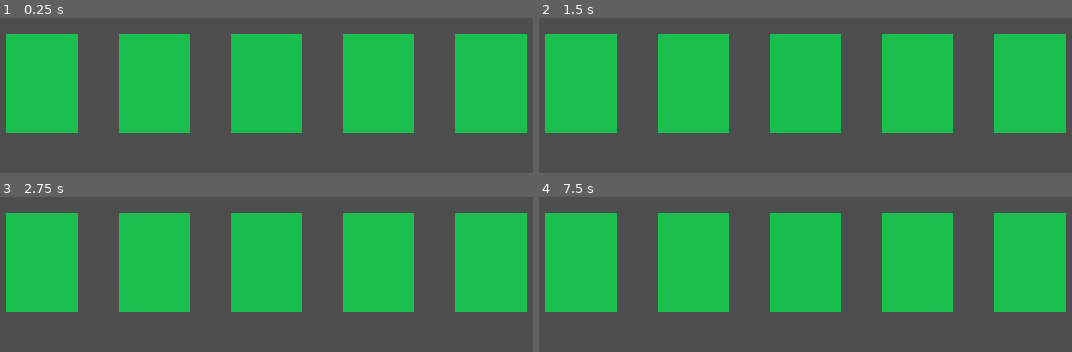
Above: before the commit, frames 1-4 (two rows, left to right).
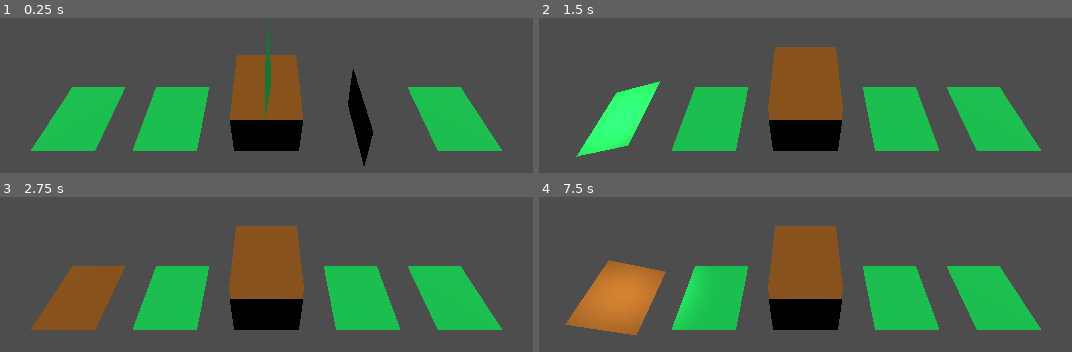
Above: after the commit, the same moments.

Repository: michasng/flipping_cards
Game: Godot game, scene res://scenes/play.tscn
Same seed, same stepped clock (60 frames per second), same inputs: the game is played once before the commit and once after it.
Inputs (mouse positions are in pixels of both pictures, inside the frame that each line leads up to):
- Up to frame 1 (0.25 s): no input
- Up to frame 2 (1.5 s): move the mouse to (981, 61) at 0.52 s; click (981, 61) at 0.67 s; tap Enter at 1.25 s; move the mouse to (645, 106) at 1.27 s; click (645, 106) at 1.42 s
- Up to frame 3 (2.75 s): move the mouse to (outside the picture) at 2.02 s; click (outside the picture) at 2.17 s
- Up to frame 4 (7.5 s): tap Space at 2.75, 4.25, 5.75 s; move the mouse to (outside the picture) at 2.77 s; click (outside the picture) at 2.92 s; tap Enter at 3.5, 5 s; move the mouse to (1045, 330) at 3.52 s; click (1045, 330) at 3.67 s; move the mouse to (outside the picture) at 4.27 s; click (outside the picture) at 4.42 s; move the mouse to (842, 262) at 5.02 s; click (842, 262) at 5.17 s; move the mouse to (outside the picture) at 5.77 s; click (outside the picture) at 5.92 s; move the mouse to (981, 240) at 6.52 s; click (981, 240) at 6.67 s; move the mouse to (645, 285) at 7.27 s; click (645, 285) at 7.42 s

The runs differ from the first frame. In frame 1, 49% of the frame differs, in the area x 1-99%, y 3-96%; in frame 2, 49%; in frame 3, 50%; in frame 4, 50%, in the area x 1-99%, y 10-90%.

Commit message:
Update to Godot 4.1

Diff:
--- a/project.godot
+++ b/project.godot
@@ -8,25 +8,13 @@
 
 config_version=5
 
-_global_script_classes=[{
-"base": "Area3D",
-"class": &"Button3D",
-"language": &"GDScript",
-"path": "res://scenes/card/button-3d.gd"
-}, {
-"base": "Node3D",
-"class": &"Card",
-"language": &"GDScript",
-"path": "res://scenes/card/card.gd"
-}]
-_global_script_class_icons={
-"Button3D": "",
-"Card": ""
-}
-
 [application]
 
 config/name="Exploding Kittens"
 run/main_scene="res://scenes/play.tscn"
-config/features=PackedStringArray("4.0", "Forward Plus")
+config/features=PackedStringArray("4.1", "Forward Plus")
 config/icon="res://icon.svg"
+
+[dotnet]
+
+project/assembly_name="Exploding Kittens"
--- a/scenes/card/card.gd
+++ b/scenes/card/card.gd
@@ -5,14 +5,27 @@
 @onready var front_omni_light: OmniLight3D = $FrontOmniLight3D
 @onready var back_omni_light: OmniLight3D = $BackOmniLight3D
 
-var is_face_up: bool = true : set=set_is_face_up
-var is_highlighted: bool = false : set=set_is_highlighted
+@export var is_face_up: bool = true : set=set_is_face_up
+@export var is_highlighted: bool = false : set=set_is_highlighted
+
+
+func _ready():
+	set_is_face_up(is_face_up)
+	set_is_highlighted(is_highlighted)
 
 
 func set_is_face_up(value: bool):
-	if is_face_up == value:
+	is_face_up = value
+
+	var target_rotation: float = 0.0 if is_face_up else PI
+	print(rotation.z)
+	if rotation.z == target_rotation:
 		return
-	is_face_up = value
+
+	if not anim_player: # in editor
+		rotation.z = target_rotation
+		return
+
 	if is_face_up:
 		anim_player.play_backwards("flip")
 	else:
--- a/scenes/card/card.tscn
+++ b/scenes/card/card.tscn
@@ -2,19 +2,15 @@
 
 [ext_resource type="Script" path="res://scenes/card/button-3d.gd" id="1_6xcdi"]
 [ext_resource type="Script" path="res://scenes/card/card.gd" id="1_dls7j"]
-
-[sub_resource type="StandardMaterial3D" id="StandardMaterial3D_o5v0g"]
-albedo_color = Color(0, 0.741176, 0.286275, 1)
+[ext_resource type="Material" uid="uid://dh0m7spr1i2y1" path="res://scenes/card/card_front_material.tres" id="2_grij2"]
+[ext_resource type="Material" uid="uid://ujsxrk46dklj" path="res://scenes/card/card_back_material.tres" id="3_abyc1"]
 
 [sub_resource type="PlaneMesh" id="PlaneMesh_lf8xw"]
-material = SubResource("StandardMaterial3D_o5v0g")
+material = ExtResource("2_grij2")
 size = Vector2(0.635, 0.88)
 
-[sub_resource type="StandardMaterial3D" id="StandardMaterial3D_svw4f"]
-albedo_color = Color(0.521569, 0.298039, 0.0117647, 1)
-
 [sub_resource type="PlaneMesh" id="PlaneMesh_s6hsx"]
-material = SubResource("StandardMaterial3D_svw4f")
+material = ExtResource("3_abyc1")
 flip_faces = true
 size = Vector2(0.635, 0.88)
 
@@ -38,6 +34,7 @@
 }
 
 [node name="Card" type="Node3D"]
+transform = Transform3D(-1, 8.74228e-08, 0, -8.74228e-08, -1, 0, 0, 0, 1, 0, 0, 0)
 script = ExtResource("1_dls7j")
 
 [node name="FrontMeshInstance3D" type="MeshInstance3D" parent="."]
--- /dev/null
+++ b/scenes/card/card_back_material.tres
@@ -0,0 +1,4 @@
+[gd_resource type="StandardMaterial3D" format=3 uid="uid://ujsxrk46dklj"]
+
+[resource]
+albedo_color = Color(0.521569, 0.298039, 0.0117647, 1)
--- /dev/null
+++ b/scenes/card/card_front_material.tres
@@ -0,0 +1,4 @@
+[gd_resource type="StandardMaterial3D" format=3 uid="uid://dh0m7spr1i2y1"]
+
+[resource]
+albedo_color = Color(0, 0.741176, 0.286275, 1)
--- a/scenes/play.tscn
+++ b/scenes/play.tscn
@@ -1,21 +1,22 @@
-[gd_scene load_steps=2 format=3 uid="uid://d3evkbvxf6eg4"]
+[gd_scene load_steps=3 format=3 uid="uid://d3evkbvxf6eg4"]
 
 [ext_resource type="PackedScene" uid="uid://be1w0ogxekynm" path="res://scenes/card/card.tscn" id="1_8ospc"]
+[ext_resource type="PackedScene" uid="uid://dowlq6jv8ovm6" path="res://scenes/stack/stack.tscn" id="2_aor2e"]
 
 [node name="Play" type="Node3D"]
 
 [node name="Camera3D" type="Camera3D" parent="."]
-transform = Transform3D(1, 0, 0, 0, -4.37114e-08, 1, 0, -1, -4.37114e-08, 0, 3, 0)
-projection = 1
+transform = Transform3D(1, 0, 0, 0, 0.707107, 0.707107, 0, -0.707107, 0.707107, 0, 2.5, 2)
 size = 4.0
 
 [node name="DirectionalLight3D" type="DirectionalLight3D" parent="."]
 transform = Transform3D(1, 0, 0, 0, -4.37114e-08, 1, 0, -1, -4.37114e-08, 0, 5, 0)
 
 [node name="Card" parent="." instance=ExtResource("1_8ospc")]
+visible = false
 
 [node name="Card2" parent="." instance=ExtResource("1_8ospc")]
-transform = Transform3D(1, 0, 0, 0, 1, 0, 0, 0, 1, 1, 0, 0)
+transform = Transform3D(-1, 8.74228e-08, 0, -8.74228e-08, -1, 0, 0, 0, 1, 1, 0, 0)
 
 [node name="Card3" parent="." instance=ExtResource("1_8ospc")]
 transform = Transform3D(1, 0, 0, 0, 1, 0, 0, 0, 1, 2, 0, 0)
@@ -25,3 +26,5 @@
 
 [node name="Card5" parent="." instance=ExtResource("1_8ospc")]
 transform = Transform3D(1, 0, 0, 0, 1, 0, 0, 0, 1, -2, 0, 0)
+
+[node name="Stack" parent="." instance=ExtResource("2_aor2e")]
--- /dev/null
+++ b/scenes/stack/stack.tscn
@@ -0,0 +1,18 @@
+[gd_scene load_steps=4 format=3 uid="uid://dowlq6jv8ovm6"]
+
+[ext_resource type="Material" uid="uid://ujsxrk46dklj" path="res://scenes/card/card_back_material.tres" id="1_d5fkv"]
+[ext_resource type="PackedScene" uid="uid://be1w0ogxekynm" path="res://scenes/card/card.tscn" id="2_64o3f"]
+
+[sub_resource type="BoxMesh" id="BoxMesh_r0o3r"]
+material = ExtResource("1_d5fkv")
+size = Vector3(0.635, 0.5, 0.88)
+
+[node name="Stack" type="Node3D"]
+
+[node name="MeshInstance3D" type="MeshInstance3D" parent="."]
+transform = Transform3D(1, 0, 0, 0, 1, 0, 0, 0, 1, 0, 0.25, 0)
+mesh = SubResource("BoxMesh_r0o3r")
+
+[node name="Card" parent="." instance=ExtResource("2_64o3f")]
+transform = Transform3D(-1, 8.74228e-08, 0, -8.74228e-08, -1, 0, 0, 0, 1, 0, 0.6, 0)
+is_face_up = false
